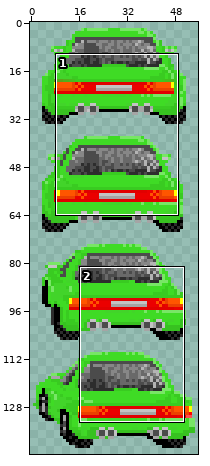
Two versions of one sprite sheet, data/vehicles/example/sheet.png. The picture above shows the old version from afar; the outline marks the close-up.
Close-up. First the earlier version:
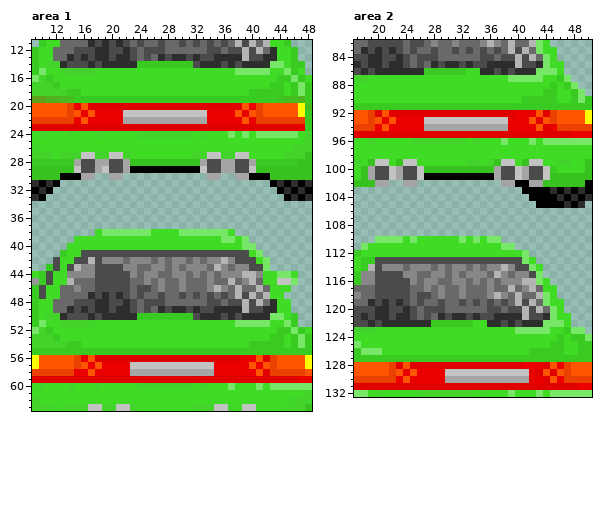
The file is 56x144 pixels. Colours within 5 levels of each other are drawn and written as one. Shown: area 1: x 9..48, y 11..63; area 2: x 17..50, y 82..132.
Now the later version:
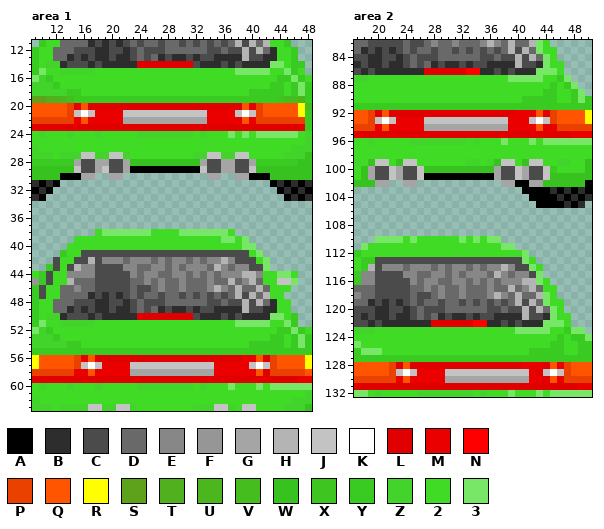
Palette (. is transparent): A #000000  B #2d2d2d  C #4b4b4b  D #696969  E #878787  F #969696  G #a5a5a5  H #b4b4b4  J #c3c3c3  K #ffffff  L #e10000  M #eb0000  N #ff0000  P #eb4100  Q #ff5500  R #ffff00  S #5da21a  T #51b01d  U #4cb61e  V #45bd1f  W #37c220  X #3ec520  Y #39cb21  Z #42d42a  2 #3fdb25  3 #78e666
Difference:
--- area 1
@@ x 22..33 @@
 13 BCDCDBCBBCBC
-14 BBYYYYYYYYCB
+14 BBLLLLLLLLCB
 15 222222222222
@@ x 9..48 @@
 20 QQQQQPMQLLLLLLLLLLLLLLLLLLLLLLQMPQQQQQRV
-21 QQQQQPQMQMMMMJJJJJJJJJJJJMMMMQMQPQQQQQRY
+21 QQQQQPJKJMMMMJJJJJJJJJJJJMMMMJKJPQQQQQRY
 22 PPPPPPMQMMMMMGGGGGGGGGGGGMMMMMQMPPPPPPPY
@@ x 22..33 @@
 49 BCDCDBCBBCBC
-50 BBYYYYYYYYCB
+50 BBLLLLLLLLCB
 51 222222222222
@@ x 9..48 @@
 56 RQQQQQPMQLLLLLLLLLLLLLLLLLLLLLMMQLPQQQQR
-57 RQQQQQPQMQMMMMJJJJJJJJJJJJMMMMMQMQPQQQQR
+57 RQQQQQPJKJMMMMJJJJJJJJJJJJMMMMMJKJPQQQQR
 58 PPPPPPMMQMMMMMGGGGGGGGGGGGMMMMMMQLPPPPPQ
--- area 2
@@ x 25..36 @@
  85 DCDBCBBCBCCB
- 86 BBYYYYYY22BB
+ 86 BBLLLLLLNNBB
  87 222222222222
@@ x 17..50 @@
  92 QQPLQLLLLLLLLLLLLLLLLLLMMMQLPQQQQR
- 93 QQPQMQMMMMJJJJJJJJJJJJMMMQLQPQQQQR
+ 93 QQPJKJMMMMJJJJJJJJJJJJMMMJKJPQQQQR
  94 PPPMQMMMMMGGGGGGGGGGGGMMMMQLMPPPPP
@@ x 26..37 @@
 121 DCDBCBBCBCCB
-122 BBYYYYYY22BB
+122 BBLLLLLLNNBB
 123 222222222222
@@ x 17..50 @@
 128 QQQQQPLQLLLLLLLLLLLLLLLLMMMLQMPQQQ
-129 QQQQQPQMQMMMMJJJJJJJJJJJJMLQLQPQQQ
+129 QQQQQPJKJMMMMJJJJJJJJJJJJMLJKJPQQQ
 130 PPPPPPMQMMMMMGGGGGGGGGGGGMMLQMPPPP
